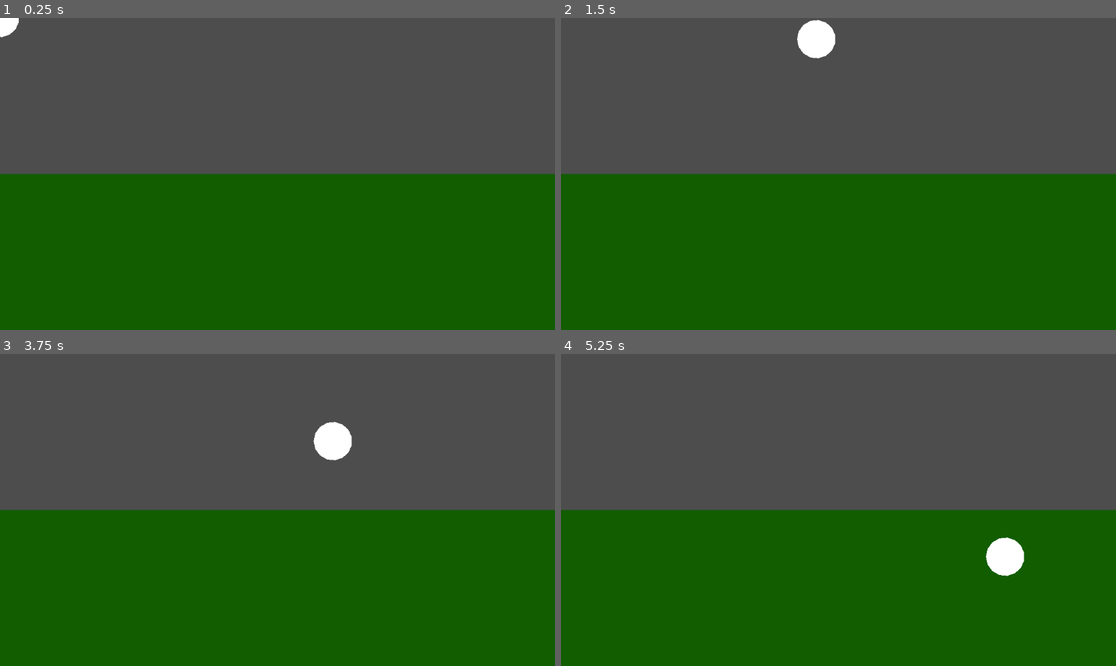
Above: before the commit, frames 1-4 (two rows, left to right).
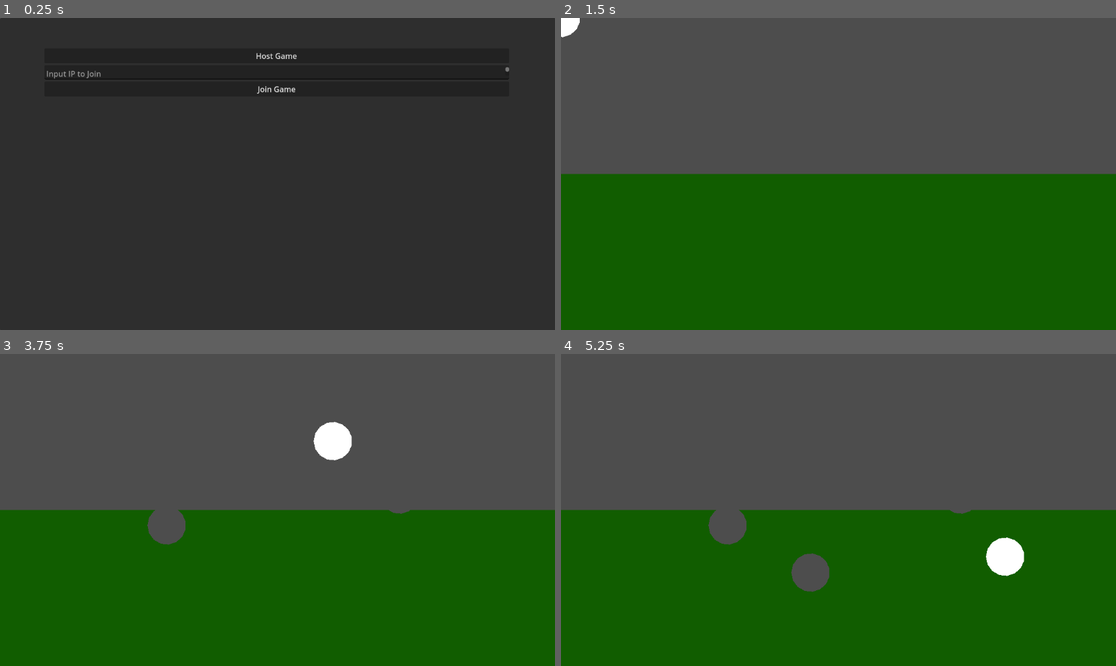
Above: after the commit, the same moments.

Repository: hiemas-lerastad/Tanks-Redux
Game: Godot game, scene res://Scenes/Game.tscn
Same seed, same stepped clock (60 frames per second), same inputs: the game is played once before the commit and once after it. Before the commit the project starts from res://Scenes/Terrain/Terrain.tscn.
Inputs (mouse positions are in pixels of both pictures, inside the frame that each line leads up to):
- Up to frame 1 (0.25 s): no input
- Up to frame 2 (1.5 s): click (838, 55) at 0.5 s, where only the run after the commit has a clickable "Host Game"; click (816, 39) at 1.25 s, where only the run after the commit has a clickable "Start Game"
- Up to frame 3 (3.75 s): tap Enter at 2, 3.5 s; move the mouse to (399, 494) at 2.02 s; press the mouse at (399, 494) at 2.03 s; hold D (right) 2.03-3.53 s; tap Space at 2.75 s; move the mouse to (166, 525) at 2.77 s; release the mouse at (166, 525) at 2.78 s; click (166, 525) at 2.85 s; move the mouse to (333, 441) at 3.52 s; press the mouse at (333, 441) at 3.53 s; hold A (left) from 3.53 s (still down)
- Up to frame 4 (5.25 s): tap Space at 4.25 s; move the mouse to (810, 572) at 4.27 s; release A (left) at 4.28 s; release the mouse at (810, 572) at 4.28 s; hold D (right) from 4.28 s (still down); click (810, 572) at 4.35 s; tap Enter at 5 s; move the mouse to (1005, 556) at 5.02 s; press the mouse at (1005, 556) at 5.03 s

The runs differ from the first frame. In frame 1, 100% of the frame differs, in the area x 0-100%, y 0-100%; in frame 2, 0.8%; in frame 3, 0.7%; in frame 4, 1.3%.
Error after the commit: Assertion failed: UPNP Discover Failed! Error 24 (res://Scripts/Game.gd:48)

Commit message:
basic multiplayer addition

Diff:
--- /dev/null
+++ b/Scenes/Game.tscn
@@ -0,0 +1,14 @@
+[gd_scene load_steps=4 format=3 uid="uid://r12ckrdytpwh"]
+
+[ext_resource type="Script" path="res://Scripts/Game.gd" id="1_02dhv"]
+[ext_resource type="PackedScene" uid="uid://cdf2svf5omaui" path="res://Scenes/Menu/Lobby.tscn" id="2_o3f35"]
+[ext_resource type="PackedScene" uid="uid://cmmkhk2lqgaob" path="res://Scenes/Level/terrain_test.tscn" id="3_hmqo7"]
+
+[node name="Game" type="Node"]
+script = ExtResource("1_02dhv")
+lobby_scene = ExtResource("2_o3f35")
+level_scene = ExtResource("3_hmqo7")
+
+[node name="MultiplayerSpawner" type="MultiplayerSpawner" parent="."]
+_spawnable_scenes = PackedStringArray("res://Scenes/Menu/Lobby.tscn", "res://Scenes/Level/terrain_test.tscn")
+spawn_path = NodePath("..")
--- /dev/null
+++ b/Scenes/Level/terrain_test.tscn
@@ -0,0 +1,7 @@
+[gd_scene load_steps=2 format=3 uid="uid://cmmkhk2lqgaob"]
+
+[ext_resource type="PackedScene" uid="uid://cx4f5lucu71a0" path="res://Scenes/Terrain/Terrain.tscn" id="1_pvfms"]
+
+[node name="TerrainTest" type="Node2D"]
+
+[node name="Terrain" parent="." instance=ExtResource("1_pvfms")]
--- /dev/null
+++ b/Scenes/Menu/Lobby.tscn
@@ -0,0 +1,84 @@
+[gd_scene load_steps=3 format=3 uid="uid://cdf2svf5omaui"]
+
+[ext_resource type="Script" path="res://Scripts/Menu/Lobby.gd" id="1_p1hnd"]
+[ext_resource type="PackedScene" uid="uid://dxqf3upn7qgvi" path="res://Scenes/Menu/Player Label.tscn" id="2_3whku"]
+
+[node name="Lobby" type="Control" node_paths=PackedStringArray("main_menu", "lobby_panel", "address_entry", "player_list")]
+layout_mode = 3
+anchors_preset = 15
+anchor_right = 1.0
+anchor_bottom = 1.0
+grow_horizontal = 2
+grow_vertical = 2
+script = ExtResource("1_p1hnd")
+main_menu = NodePath("Main Menu")
+lobby_panel = NodePath("Lobby Panel")
+address_entry = NodePath("Main Menu/VBoxContainer/Ip Input")
+player_list = NodePath("Lobby Panel/HBoxContainer/Player List")
+player_scene = ExtResource("2_3whku")
+
+[node name="Main Menu" type="Panel" parent="."]
+layout_mode = 0
+offset_right = 1153.0
+offset_bottom = 649.0
+
+[node name="VBoxContainer" type="VBoxContainer" parent="Main Menu"]
+layout_mode = 0
+offset_left = 92.0
+offset_top = 63.0
+offset_right = 1057.0
+offset_bottom = 589.0
+
+[node name="Host Button" type="Button" parent="Main Menu/VBoxContainer"]
+layout_mode = 2
+text = "Host Game
+"
+
+[node name="Ip Input" type="TextEdit" parent="Main Menu/VBoxContainer"]
+custom_minimum_size = Vector2(0, 30)
+layout_mode = 2
+placeholder_text = "Input IP to Join
+"
+
+[node name="Join Button" type="Button" parent="Main Menu/VBoxContainer"]
+layout_mode = 2
+text = "Join Game
+"
+
+[node name="Lobby Panel" type="Panel" parent="."]
+visible = false
+layout_mode = 0
+offset_right = 1148.0
+offset_bottom = 655.0
+
+[node name="HBoxContainer" type="HBoxContainer" parent="Lobby Panel"]
+layout_mode = 0
+offset_left = 19.0
+offset_top = 29.0
+offset_right = 1126.0
+offset_bottom = 618.0
+alignment = 1
+
+[node name="Button Container" type="VBoxContainer" parent="Lobby Panel/HBoxContainer"]
+layout_mode = 2
+
+[node name="Start Game" type="Button" parent="Lobby Panel/HBoxContainer/Button Container"]
+layout_mode = 2
+text = "Start Game
+"
+
+[node name="Player List" type="VBoxContainer" parent="Lobby Panel/HBoxContainer"]
+layout_mode = 2
+
+[node name="Label" type="Label" parent="Lobby Panel/HBoxContainer/Player List"]
+layout_mode = 2
+text = "Player List
+"
+
+[node name="MultiplayerSpawner" type="MultiplayerSpawner" parent="Lobby Panel"]
+_spawnable_scenes = PackedStringArray("res://Scenes/Menu/Player Label.tscn")
+spawn_path = NodePath("../HBoxContainer/Player List")
+
+[connection signal="pressed" from="Main Menu/VBoxContainer/Host Button" to="." method="_on_host_button_pressed"]
+[connection signal="pressed" from="Main Menu/VBoxContainer/Join Button" to="." method="_on_join_button_pressed"]
+[connection signal="pressed" from="Lobby Panel/HBoxContainer/Button Container/Start Game" to="." method="_on_start_button_pressed"]
--- /dev/null
+++ b/Scenes/Menu/Player Label.tscn
@@ -0,0 +1,11 @@
+[gd_scene load_steps=2 format=3 uid="uid://dxqf3upn7qgvi"]
+
+[sub_resource type="SceneReplicationConfig" id="SceneReplicationConfig_e8imy"]
+properties/0/path = NodePath(".:text")
+properties/0/spawn = true
+properties/0/replication_mode = 1
+
+[node name="Player Label" type="Label"]
+
+[node name="MultiplayerSynchronizer" type="MultiplayerSynchronizer" parent="."]
+replication_config = SubResource("SceneReplicationConfig_e8imy")
--- a/Scenes/Terrain/Chunk.tscn
+++ b/Scenes/Terrain/Chunk.tscn
@@ -9,3 +9,7 @@
 collision_polygon_scene = ExtResource("2_t5av0")
 
 [node name="StaticBody2D" type="StaticBody2D" parent="."]
+
+[node name="MultiplayerSpawner" type="MultiplayerSpawner" parent="."]
+_spawnable_scenes = PackedStringArray("res://Scenes/Terrain/CollisionPolygon.tscn")
+spawn_path = NodePath("../StaticBody2D")
--- a/Scenes/Terrain/CollisionPolygon.tscn
+++ b/Scenes/Terrain/CollisionPolygon.tscn
@@ -1,6 +1,14 @@
-[gd_scene load_steps=2 format=3 uid="uid://c5a7c3x3rclvp"]
+[gd_scene load_steps=3 format=3 uid="uid://c5a7c3x3rclvp"]
 
 [ext_resource type="Script" path="res://Scripts/Terrain/CollisionPolygon.gd" id="1_c75mw"]
+
+[sub_resource type="SceneReplicationConfig" id="SceneReplicationConfig_8ekpf"]
+properties/0/path = NodePath("Polygon2D:polygon")
+properties/0/spawn = true
+properties/0/replication_mode = 1
+properties/1/path = NodePath(".:polygon")
+properties/1/spawn = true
+properties/1/replication_mode = 1
 
 [node name="CollisionPolygon" type="CollisionPolygon2D" node_paths=PackedStringArray("polygon_node")]
 script = ExtResource("1_c75mw")
@@ -8,3 +16,6 @@
 
 [node name="Polygon2D" type="Polygon2D" parent="."]
 color = Color(0.0705882, 0.368627, 0, 1)
+
+[node name="MultiplayerSynchronizer" type="MultiplayerSynchronizer" parent="."]
+replication_config = SubResource("SceneReplicationConfig_8ekpf")
--- a/Scenes/Terrain/Terrain.tscn
+++ b/Scenes/Terrain/Terrain.tscn
@@ -12,3 +12,7 @@
 [node name="Chunks" type="Node2D" parent="."]
 
 [node name="Carve Shape TEST" type="Polygon2D" parent="."]
+
+[node name="MultiplayerSpawner" type="MultiplayerSpawner" parent="."]
+_spawnable_scenes = PackedStringArray("res://Scenes/Terrain/Chunk.tscn")
+spawn_path = NodePath("../Chunks")
--- /dev/null
+++ b/Scripts/Game.gd
@@ -0,0 +1,58 @@
+class_name Game;
+extends Node;
+
+@export_category("Scenes")
+@export var lobby_scene: PackedScene;
+@export var level_scene: PackedScene;
+
+const PORT: int = 9999;
+var enet_peer: ENetMultiplayerPeer = ENetMultiplayerPeer.new();
+var lobby: Lobby;
+
+func _ready():
+	lobby = lobby_scene.instantiate();
+	add_child(lobby, true);
+	lobby.host_game.connect(_on_host);
+	lobby.join_game.connect(_on_join);
+	lobby.start_game.connect(_start_game);
+
+func _on_host() -> void:
+	enet_peer.create_server(PORT);
+	multiplayer.multiplayer_peer = enet_peer;
+	multiplayer.peer_connected.connect(lobby.add_player);
+	multiplayer.peer_disconnected.connect(lobby.remove_player);
+
+	lobby.add_player(multiplayer.get_unique_id());
+
+	lobby._show_lobby();
+
+	upnp_setup();
+
+func _on_join() -> void:
+	enet_peer.create_client(lobby.address_entry.text, PORT);
+	multiplayer.multiplayer_peer = enet_peer;
+
+	lobby._show_lobby();
+
+func _start_game() -> void:
+	if multiplayer.is_server():
+		lobby.queue_free();
+
+	var level: Node2D = level_scene.instantiate();
+	add_child(level, true);
+
+func upnp_setup() -> void:
+	var upnp = UPNP.new();
+
+	var discover_result = upnp.discover();
+	assert(discover_result == UPNP.UPNP_RESULT_SUCCESS, \
+		"UPNP Discover Failed! Error %s" % discover_result);
+
+	assert(upnp.get_gateway() and upnp.get_gateway().is_valid_gateway(), \
+		"UPNP Invalid Gateway!");
+
+	var map_result = upnp.add_port_mapping(PORT);
+	assert(map_result == UPNP.UPNP_RESULT_SUCCESS, \
+		"UPNP Port Mapping Failed! Error %s" % map_result);
+
+	print("Success! Join Address: %s" % upnp.query_external_address());
--- /dev/null
+++ b/Scripts/Menu/Lobby.gd
@@ -0,0 +1,51 @@
+class_name Lobby;
+extends Node;
+
+@export_category("Nodes")
+@export var main_menu: Panel;
+@export var lobby_panel: Panel;
+@export var address_entry: TextEdit;
+@export var player_list: VBoxContainer;
+
+@export_category("Scenes")
+@export var player_scene: PackedScene;
+
+signal host_game;
+signal join_game;
+signal start_game;
+
+const PORT: int = 9999;
+var enet_peer: ENetMultiplayerPeer = ENetMultiplayerPeer.new();
+
+func _show_lobby() -> void:
+	main_menu.hide();
+	lobby_panel.show();
+
+func _on_host_button_pressed() -> void:
+	host_game.emit();
+
+func _on_join_button_pressed() -> void:
+	join_game.emit();
+
+func _on_start_button_pressed() -> void:
+	start_game.emit();
+
+func add_player(peer_id) -> void:
+	if not multiplayer.is_server():
+		return
+	var player = player_scene.instantiate();
+	player.text = str(peer_id);
+	player_list.add_child(player, true);
+	#if player.is_multiplayer_authority():
+		#player.health_changed.connect(update_health_bar)
+		#pass;
+	#var name_panel: Label = Label.new();
+	#name_panel.text = str(peer_id);
+	#player_list.add_child(name_panel)
+
+func remove_player(peer_id) -> void:
+	if not multiplayer.is_server():
+		return
+	var name_panel = get_node_or_null(str(peer_id));
+	if name_panel:
+		name_panel.queue_free();
--- a/Scripts/Terrain/Chunk.gd
+++ b/Scripts/Terrain/Chunk.gd
@@ -13,14 +13,20 @@
 	init_chunk();
 
 func init_chunk() -> void:
-	static_body.add_child(_new_collision_polygon(default_quadrant_polygon))
+	if not multiplayer.is_server():
+		return
+	static_body.add_child(_new_collision_polygon(default_quadrant_polygon), true)
 
 func reset_chunk() -> void:
 	for collision_polygon in static_body.get_children():
-		collision_polygon.queue_free()
+		if multiplayer.is_server():
+			collision_polygon.queue_free()
 	init_chunk()
 
 func carve(clipping_polygon: PackedVector2Array) -> void:
+	if not multiplayer.is_server():
+		return
+
 	for colpol in static_body.get_children():
 		var clipped_polygons = Polygons.clip(colpol.polygon, clipping_polygon)
 
@@ -29,16 +35,19 @@
 				colpol.queue_free()
 			1:
 				colpol.update_pol(clipped_polygons[0])
+				print('here1')
 			_:
 				colpol.update_pol(clipped_polygons[0])
+				print('here2')
 				for i in range(clipped_polygons.size() - 1):
-					static_body.add_child(_new_collision_polygon(clipped_polygons[i + 1]))
+					static_body.add_child(_new_collision_polygon(clipped_polygons[i + 1]), true)
 
 func _assign_polygons(polygons: Array) -> void:
 	for child in static_body.get_children():
-		child.queue_free()
+		if multiplayer.is_server():
+			child.queue_free()
 	for polygon in polygons:
-		static_body.add_child(_new_collision_polygon(polygon))
+		static_body.add_child(_new_collision_polygon(polygon), true)
 
 func _new_collision_polygon(polygon) -> CollisionPolygon:
 	var collision_polygon = collision_polygon_scene.instantiate()
--- a/Scripts/Terrain/Terrain.gd
+++ b/Scripts/Terrain/Terrain.gd
@@ -45,6 +45,7 @@
 
 	var four_chunks = _get_affected_chunks(mouse_pos)
 	for chunk in four_chunks:
+		print(chunk)
 		chunk.carve(mouse_polygon)
 
 func _spawn_chunks() -> void:
@@ -59,7 +60,7 @@
 				Vector2(chunk_size*i,chunk_size*(j+1) + (screen_size.y/2))
 			]
 			chunk_grid[-1].push_back(chunk)
-			chunks.add_child(chunk)
+			chunks.add_child(chunk, true)
 
 func _get_affected_chunks(pos) -> Array:
 	var affected_chunks = []
--- a/project.godot
+++ b/project.godot
@@ -11,7 +11,7 @@
 [application]
 
 config/name="Tanks-Redux"
-run/main_scene="res://Scenes/Terrain/Terrain.tscn"
+run/main_scene="res://Scenes/Game.tscn"
 config/features=PackedStringArray("4.3", "Forward Plus")
 config/icon="res://icon.svg"
 
@@ -44,3 +44,8 @@
 , Object(InputEventKey,"resource_local_to_scene":false,"resource_name":"","device":-1,"window_id":0,"alt_pressed":false …(186 unchanged characters)…
 ]
 }
+click_left={
+"deadzone": 0.5,
+"events": [Object(InputEventMouseButton,"resource_local_to_scene":false,"resource_name":"","device":-1,"window_id":0,"alt_pressed":false,"shift_pressed":false,"ctrl_pressed":false,"meta_pressed":false,"button_mask":0,"position":Vector2(0, 0),"global_position":Vector2(0, 0),"factor":1.0,"button_index":1,"canceled":false,"pressed":false,"double_click":false,"script":null)
+]
+}
